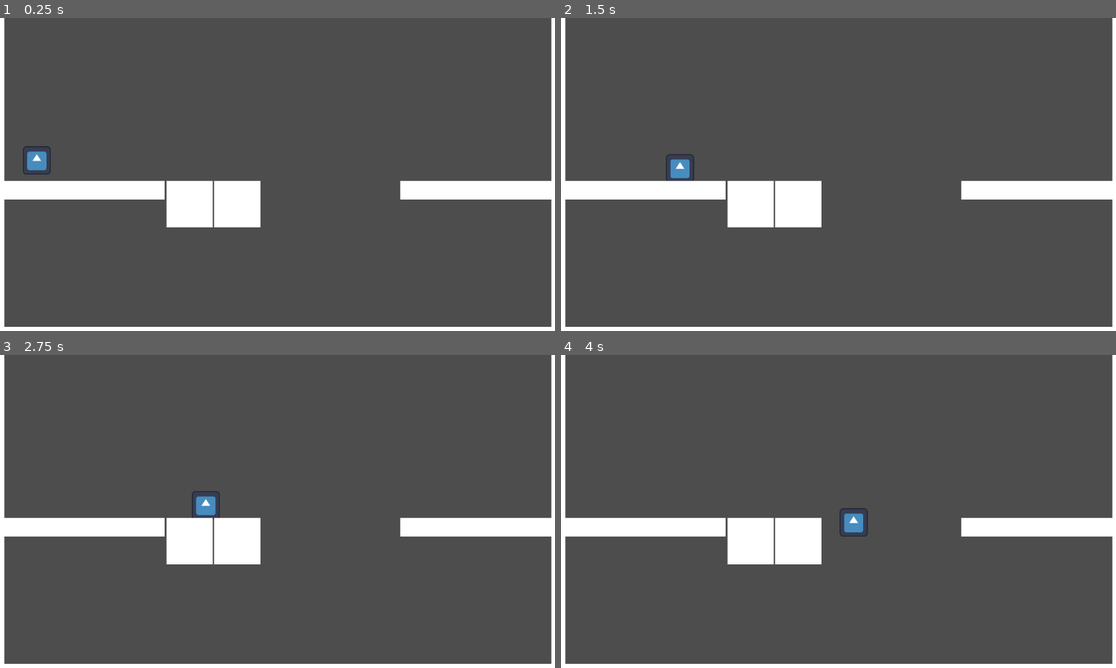
Above: before the commit, frames 1-4 (two rows, left to right).
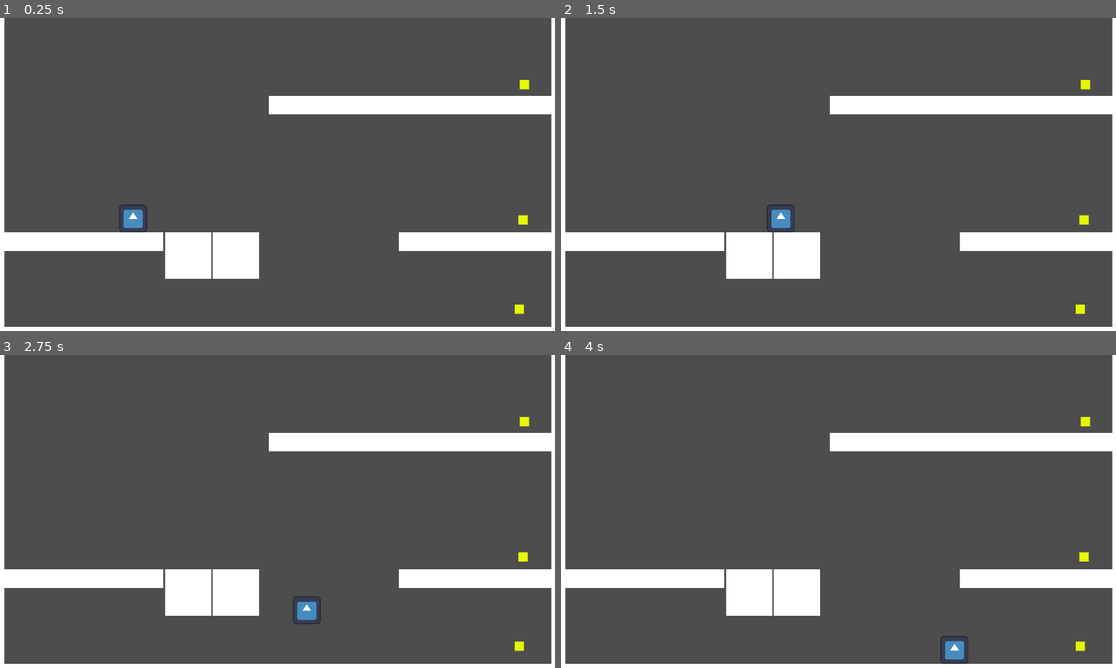
Above: after the commit, the same moments.

Repository: Nyxhund/Mini-Jam-197
Game: Godot game, scene res://Scenes/test.tscn
The game is run twice, just before and just after one commit, with the same random seed, the same clock (stepped at 60 frames per second) and the same inputs. The project has no main scene, so this scene is started directly. The engine's default icon, where the game draws it, is replaced by a stand-in: a white triangle on a blue panel in a dark square.
Inputs (mouse positions are in pixels of both pictures, inside the frame that each line leads up to):
- Up to frame 1 (0.25 s): no input
- Up to frame 2 (1.5 s): tap Enter (ui_accept) at 0.5, 0.77, 0.8, 1.07, 1.35 s; move the mouse to (749, 202) at 0.52 s; press the mouse at (749, 202) at 0.53 s; move the mouse to (799, 202) at 1.27 s; release the mouse at (799, 202) at 1.28 s
- Up to frame 3 (2.75 s): tap Enter (ui_accept) at 1.52, 1.82, 2.3 s; click (238, 539) at 1.55 s; move the mouse to (333, 445) at 2.02 s; press the mouse at (333, 445) at 2.03 s
- Up to frame 4 (4 s): move the mouse to (810, 580) at 2.77 s; release the mouse at (810, 580) at 2.78 s; click (810, 580) at 2.85 s; tap Enter (ui_accept) at 3.02, 3.32, 3.6, 3.77 s; move the mouse to (1005, 564) at 3.52 s; click (1005, 564) at 3.67 s

The runs differ from the first frame. In frame 1, 16% of the frame differs, in the area x 0-100%, y 19-95%; in frame 2, 15%; in frame 3, 16%; in frame 4, 16%, in the area x 0-100%, y 19-99%.

Commit message:
feat: first basic level works, a bit janky on the replay, no reset functionality

Diff:
--- /dev/null
+++ b/Assets/cheese.tscn
@@ -0,0 +1,21 @@
+[gd_scene load_steps=4 format=3 uid="uid://dhhdiabd2m5sf"]
+
+[sub_resource type="RectangleShape2D" id="RectangleShape2D_auqtf"]
+
+[sub_resource type="Gradient" id="Gradient_q6uqd"]
+offsets = PackedFloat32Array(0)
+colors = PackedColorArray(0.89833343, 0.98, 0, 1)
+
+[sub_resource type="GradientTexture1D" id="GradientTexture1D_m8u8l"]
+gradient = SubResource("Gradient_q6uqd")
+
+[node name="Cheese" type="StaticBody2D"]
+
+[node name="CollisionShape2D" type="CollisionShape2D" parent="."]
+shape = SubResource("RectangleShape2D_auqtf")
+
+[node name="Sprite2D" type="Sprite2D" parent="."]
+position = Vector2(-4.7683716e-07, -5.9604645e-07)
+scale = Vector2(0.07812499, 19.999998)
+texture = SubResource("GradientTexture1D_m8u8l")
+metadata/cheese = true
--- a/Assets/platform.tscn
+++ b/Assets/platform.tscn
@@ -14,6 +14,7 @@
 
 [node name="Platform" type="AnimatableBody2D"]
 input_pickable = true
+sync_to_physics = false
 script = ExtResource("1_mi635")
 vertical_movement = true
 
--- a/Scenes/test.tscn
+++ b/Scenes/test.tscn
@@ -1,16 +1,26 @@
-[gd_scene load_steps=5 format=3 uid="uid://dmcwv3ptjftjt"]
+[gd_scene load_steps=7 format=3 uid="uid://dmcwv3ptjftjt"]
 
+[ext_resource type="Script" uid="uid://cm06sinuw8vk8" path="res://Scripts/manager.gd" id="1_i3aeo"]
 [ext_resource type="PackedScene" uid="uid://86pndnv3ubws" path="res://character.tscn" id="1_ys1qc"]
 [ext_resource type="PackedScene" uid="uid://bkx5sofqgf427" path="res://Assets/floor.tscn" id="2_35xla"]
 [ext_resource type="PackedScene" uid="uid://bfkao1452k3ka" path="res://Assets/wall.tscn" id="3_i3aeo"]
 [ext_resource type="PackedScene" uid="uid://bdo0hm65pemj2" path="res://Assets/platform.tscn" id="4_5wyu1"]
+[ext_resource type="PackedScene" uid="uid://dhhdiabd2m5sf" path="res://Assets/cheese.tscn" id="5_35xla"]
 
-[node name="Scene" type="Node2D"]
+[node name="Scene" type="Node2D" node_paths=PackedStringArray("mouse_list", "platform_list", "label")]
+script = ExtResource("1_i3aeo")
+mouse_list = [NodePath("Mouse"), NodePath("Mouse2"), NodePath("Mouse3")]
+platform_list = [NodePath("Platform"), NodePath("Platform2")]
+label = NodePath("Label")
 metadata/movie_file = "C:\\Users\\esteb\\Desktop\\mini-jam-197\\demo.avi"
 
-[node name="Mouse" parent="." instance=ExtResource("1_ys1qc")]
-position = Vector2(81, 279)
-platform_on_leave = 2
+[node name="Label" type="Label" parent="."]
+offset_left = 156.0
+offset_top = 103.0
+offset_right = 358.0
+offset_bottom = 161.0
+horizontal_alignment = 1
+vertical_alignment = 1
 
 [node name="Floor" parent="." instance=ExtResource("2_35xla")]
 position = Vector2(603, 691)
@@ -22,16 +32,63 @@
 position = Vector2(1214, 447)
 
 [node name="Wall3" parent="." instance=ExtResource("3_i3aeo")]
-position = Vector2(-174, 374)
+position = Vector2(-177, 485)
 rotation = 1.5707964
 
 [node name="Platform" parent="." instance=ExtResource("4_5wyu1")]
-position = Vector2(411, 402)
+position = Vector2(408, 513)
 vertical_movement = false
 
 [node name="Wall4" parent="." instance=ExtResource("3_i3aeo")]
-position = Vector2(1101, 374)
+position = Vector2(1098, 485)
 rotation = 1.5707964
 
 [node name="Platform2" parent="." instance=ExtResource("4_5wyu1")]
-position = Vector2(514, 402)
+position = Vector2(511, 513)
+
+[node name="Wall5" parent="." instance=ExtResource("3_i3aeo")]
+position = Vector2(817, 190)
+rotation = 1.5707964
+
+[node name="Mouse" parent="." node_paths=PackedStringArray("spawn_point") instance=ExtResource("1_ys1qc")]
+position = Vector2(-350, 425)
+spawn_point = NodePath("../SpawnPoints/Spawn 1")
+
+[node name="Mouse2" parent="." node_paths=PackedStringArray("spawn_point") instance=ExtResource("1_ys1qc")]
+position = Vector2(-278, 426)
+spawn_point = NodePath("../SpawnPoints/Spawn 2")
+
+[node name="Mouse3" parent="." node_paths=PackedStringArray("spawn_point") instance=ExtResource("1_ys1qc")]
+position = Vector2(-198, 426)
+spawn_point = NodePath("../SpawnPoints/Spawn 3")
+
+[node name="SpawnPoints" type="Node" parent="."]
+
+[node name="Spawn 3" type="Node2D" parent="SpawnPoints"]
+position = Vector2(38, 410)
+
+[node name="Spawn 2" type="Node2D" parent="SpawnPoints"]
+position = Vector2(163, 411)
+
+[node name="Spawn 1" type="Node2D" parent="SpawnPoints"]
+position = Vector2(284, 414)
+
+[node name="Platform 1" type="Node2D" parent="SpawnPoints"]
+position = Vector2(408, 513)
+
+[node name="Platform 2" type="Node2D" parent="SpawnPoints"]
+position = Vector2(511, 513)
+
+[node name="Cheese" type="Node" parent="."]
+
+[node name="Cheese 1" parent="Cheese" instance=ExtResource("5_35xla")]
+position = Vector2(1123, 629)
+metadata/cheese = true
+
+[node name="Cheese 2" parent="Cheese" instance=ExtResource("5_35xla")]
+position = Vector2(1134, 144)
+metadata/cheese = true
+
+[node name="Cheese 3" parent="Cheese" instance=ExtResource("5_35xla")]
+position = Vector2(1131, 436)
+metadata/cheese = true
--- /dev/null
+++ b/Scripts/manager.gd
@@ -0,0 +1,34 @@
+extends Node2D
+
+var stage = 1
+var timing = 0
+
+@export var mouse_list: Array[Node2D]
+@export var platform_list: Array[AnimatableBody2D]
+@export var label : Label
+
+# Called when the node enters the scene tree for the first time.
+func _ready() -> void:
+	mouse_list[0].reset()
+
+# Called every frame. 'delta' is the elapsed time since the previous frame.
+func _process(delta: float) -> void:
+	timing += delta
+
+	if timing > 2.5:
+		label.text = ""
+
+	if mouse_list.all(func(m): return m.foundCheese):
+		label.text = "All done !\nNext round !"
+		timing = 0
+
+		stage += 1
+		if stage > 3:
+			label.text = "\nYou finished the current level !!"
+			return
+
+		for i in range(stage):
+			mouse_list[i].reset()
+
+		for platform in platform_list:
+			platform.reset()
--- a/Scripts/movement.gd
+++ b/Scripts/movement.gd
@@ -1,11 +1,28 @@
 extends CharacterBody2D
 
+@export var going_right = true
+@export var spawn_point: Node2D
+
 const SPEED = 150.0
-const JUMP_VELOCITY = -400.0
-var direction = 1.0;
+var direction = 1.0
+var foundCheese = true
+var bufferPlace = null
+
+func _ready() -> void:
+	bufferPlace = position
+
+func reset():
+	direction = 1.0 if going_right else -1.0
+	foundCheese = false
+	set_position(spawn_point.position)
+	velocity = Vector2(0.0, 0.0)
+	move_and_slide()
 
 func _physics_process(delta: float) -> void:
 	# Add the gravity.
+	if foundCheese:
+		return
+
 	if not is_on_floor():
 		velocity += get_gravity() * delta
 
@@ -25,4 +42,7 @@
 			# with a movabler platform object, check if it is moving
 			if node and node is AnimatableBody2D and node.buttonPressed:
 				velocity = Vector2(0, 0)
+
+			if node and node.has_meta("cheese"):
+				foundCheese = true
 	move_and_slide()
--- a/Scripts/platform.gd
+++ b/Scripts/platform.gd
@@ -1,27 +1,39 @@
 extends AnimatableBody2D
 
-const SPEED = 300.0
-const JUMP_VELOCITY = -400.0
-var direction = 1.0
 var buttonPressed = false
 var prevPosition = Vector2(0.0, 0.0)
 @export var vertical_movement: bool
 
+var spawn_point = null
+var recording = true
+var commit = false
+var placement = []
+var index = 0
+
 # Called when the node enters the scene tree for the first time.
 func _ready() -> void:
-	print("Start")
-	pass # Replace with function body.
+	spawn_point = position
+
+func reset() -> void:
+	set_position(spawn_point)
+	recording = not commit
+	index = 0
+	if recording:
+		placement = []
 
 # Called every frame. 'delta' is the elapsed time since the previous frame.
 func _process(delta: float) -> void:
-	pass
-	#if Input.is_action_just_pressed("ui_accept"):
-	#	move_and_collide(Vector2.UP * 5.0)
+	if recording:
+		placement.append(position)
+	else:
+		set_position(placement[index])
+		index += 1
+		if index == len(placement):
+			index -= 1
 
 func _input(event: InputEvent) -> void:
 	if event.is_action_released("left_click"):
 		buttonPressed = false
-		#print("UN Pressed Button")
 
 func _on_input_event(viewport: Node, event: InputEvent, shape_idx: int) -> void:
 
@@ -31,10 +43,11 @@
 			if vertical_movement:
 				mult = 1
 
-			move_and_collide(Vector2((1 - mult) * (event.position.x - prevPosition.x), mult * (event.position.y - prevPosition.y)))
-			prevPosition = event.position
+			if recording:
+				translate(Vector2((1 - mult) * (event.position.x - prevPosition.x), mult * (event.position.y - prevPosition.y)))
+				prevPosition = event.position
 
 	if event.is_action_pressed("left_click"):
-		#print("Pressed Button")
+		commit = true
 		prevPosition = event.position
 		buttonPressed = true
--- a/character.tscn
+++ b/character.tscn
@@ -4,16 +4,15 @@
 [ext_resource type="Texture2D" uid="uid://b5pjprg58bbby" path="res://icon.svg" id="1_njpxk"]
 
 [sub_resource type="RectangleShape2D" id="RectangleShape2D_hs5vj"]
-size = Vector2(56, 55)
+size = Vector2(60, 60)
 
 [node name="Mouse" type="CharacterBody2D"]
 script = ExtResource("1_hs5vj")
 
 [node name="CollisionShape2D" type="CollisionShape2D" parent="."]
-position = Vector2(0.1875267, -0.18750381)
 shape = SubResource("RectangleShape2D_hs5vj")
 
 [node name="Sprite2D" type="Sprite2D" parent="."]
-position = Vector2(-2.3841858e-07, -2.3841858e-07)
-scale = Vector2(0.47021505, 0.4790039)
+position = Vector2(-0.04688291, 5.9604645e-08)
+scale = Vector2(0.4694825, 0.46875)
 texture = ExtResource("1_njpxk")
Not shown, added: Scripts/manager.gd.uid
